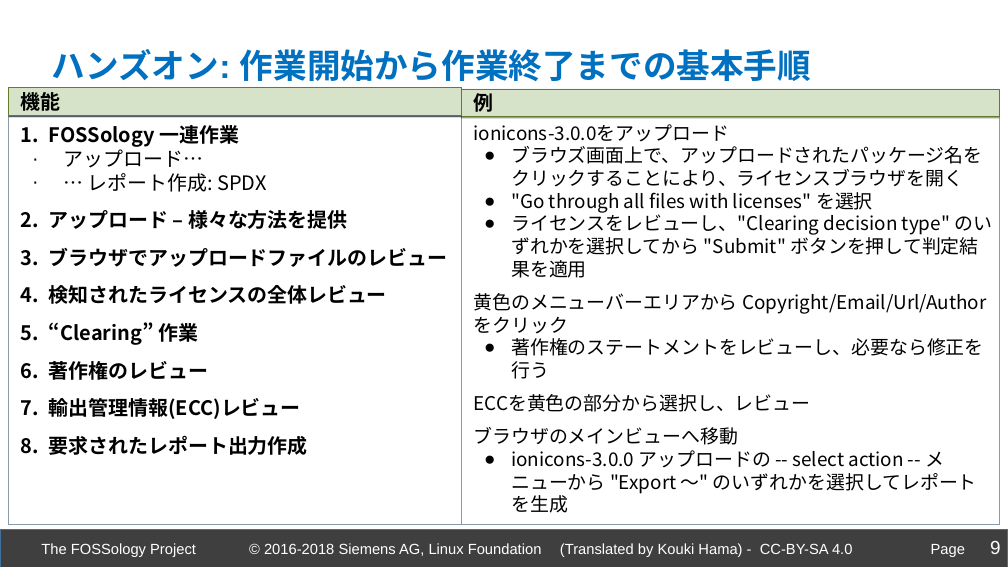
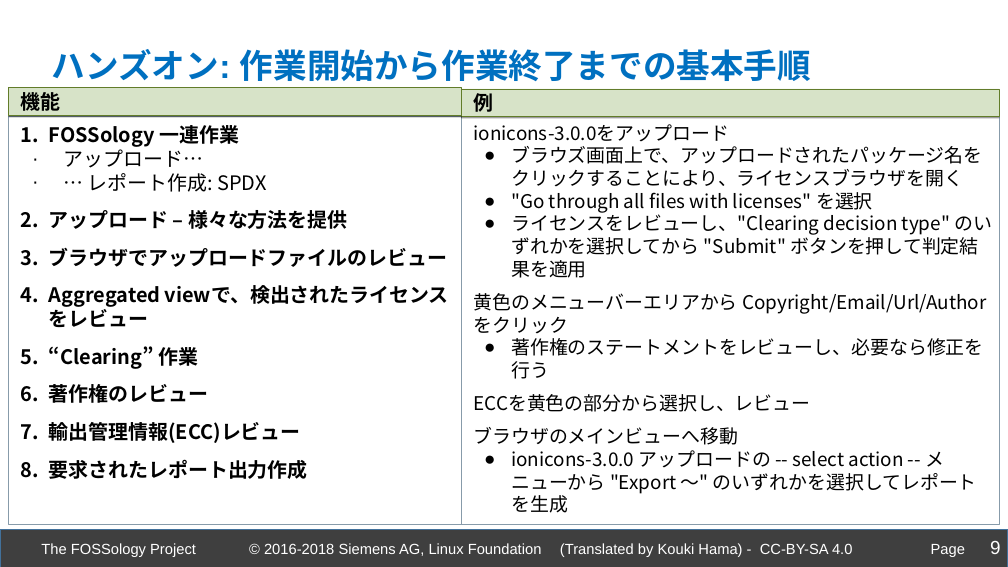
Before and after one commit to fossology/FOSSologySlides, a slide deck: slide 9 of Module-B-JPN-Basic-Workflow.pptx. Drawn at 1008x567 pixels with LibreOffice and Linux fonts; fonts in the diff are those of the drawing; background and template pictures are left out. Boxes give left, top, right and bottom in pixels: in the first picture for what was removed or moved away, otherwise in the second. Text is boxed around its words. In the diff, an @@ line names an element or a change of style, - is before the commit and + after.

```diff
--- a/Module-B-JPN-Basic-Workflow.pptx
+++ b/Module-B-JPN-Basic-Workflow.pptx
@@ text in rectangle at [49,285,449,327]: text changed @@
-  4. 検知されたライセンスの全体レビュー
+  4. Aggregated viewで、検出されたライセンスをレビュー
```
Also in this commit, not shown: 1 other file.
